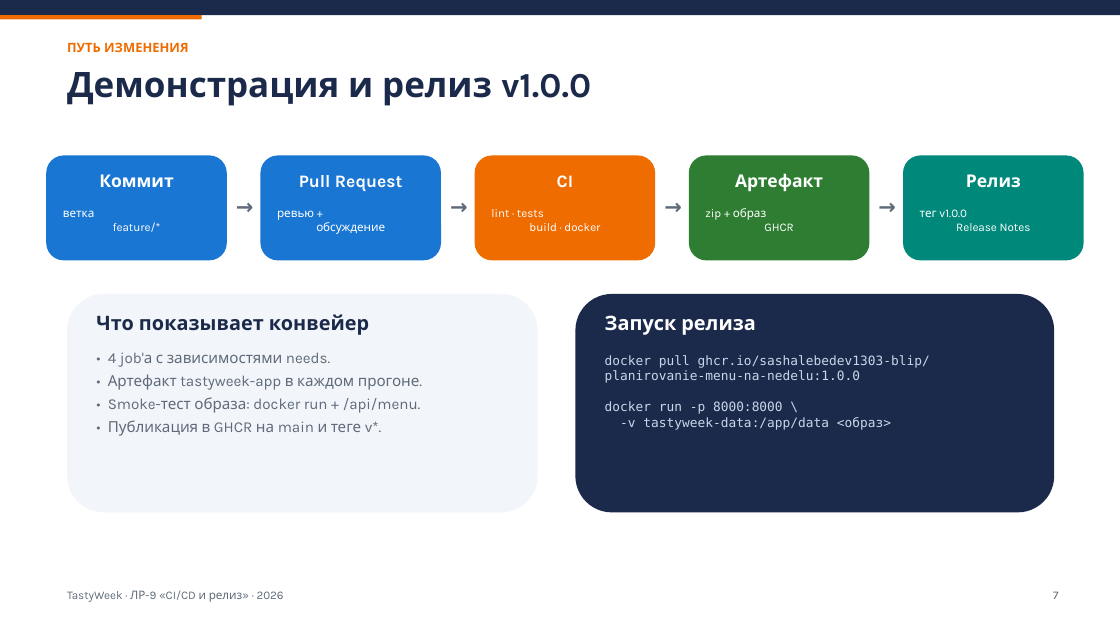
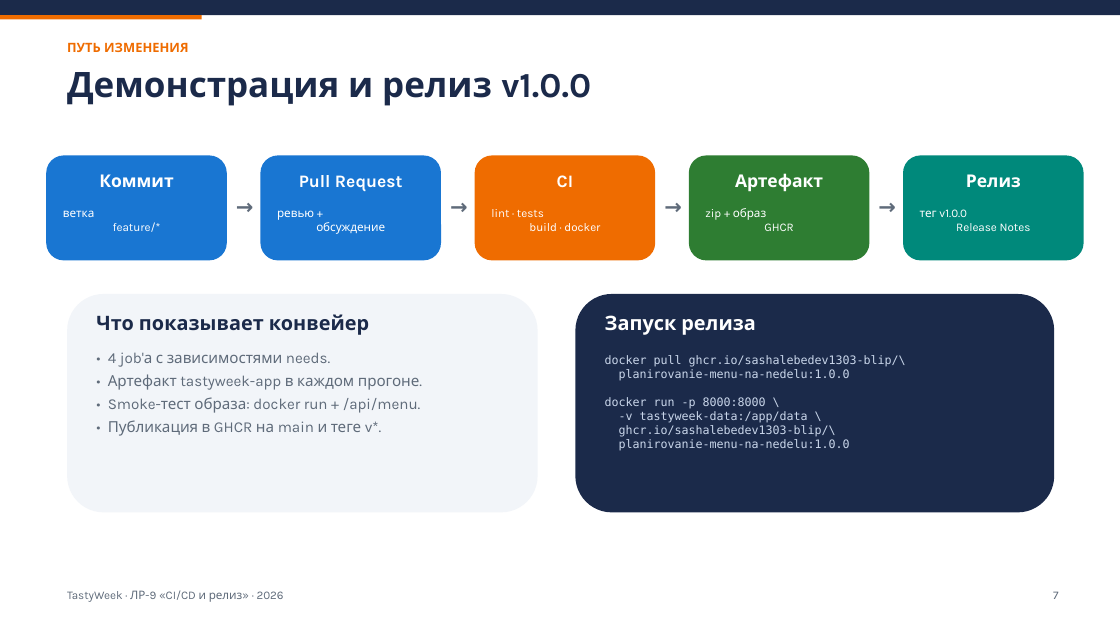
Before and after one commit to sashalebedev1303-blip/planirovanie-menu-na-nedelu, a slide deck: slide 7 of docs/presentation.pptx. Drawn at 1120x630 pixels with LibreOffice and Linux fonts; fonts in the diff are those of the drawing. Boxes give left, top, right and bottom in pixels: in the first picture for what was removed or moved away, otherwise in the second. Text is boxed around its words. In the diff, an @@ line names an element or a change of style, - is before the commit and + after.

```diff
--- a/docs/presentation.pptx
+++ b/docs/presentation.pptx
@@ text at (x1=605, y1=355, x2=906, y2=451): text changed; size 11 to 10 pt @@
-docker pull ghcr.io/sashalebedev1303-blip/
-planirovanie-menu-na-nedelu:1.0.0
-docker run -p 8000:8000 \
--v tastyweek-data:/app/data <образ>
+docker pull ghcr.io/sashalebedev1303-blip/\
+planirovanie-menu-na-nedelu:1.0.0
+docker run -p 8000:8000 \
+-v tastyweek-data:/app/data \
+ghcr.io/sashalebedev1303-blip/\
+planirovanie-menu-na-nedelu:1.0.0
```
Also in this commit, not shown: 4 other slides changed, 10 other files.
